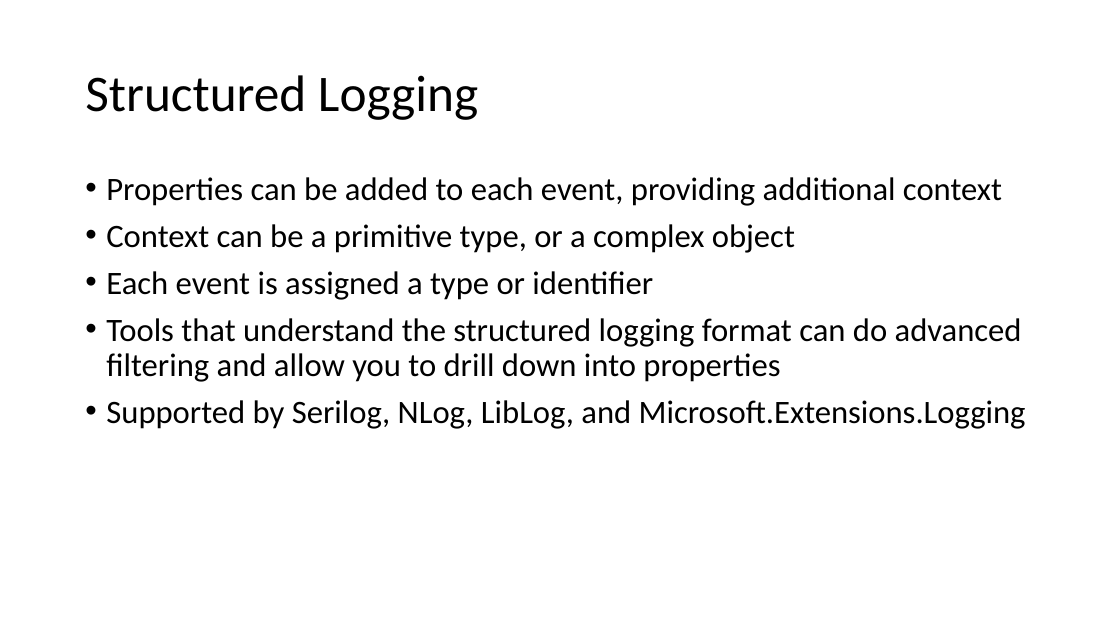
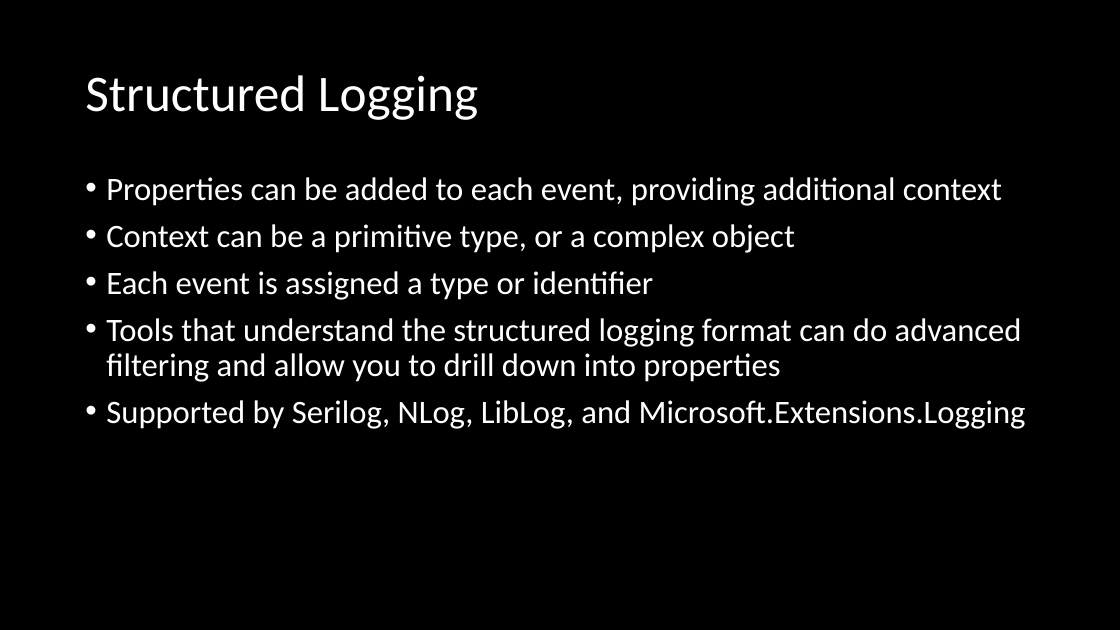
Before and after one commit to mason-mcglothlin/structured-logging-talk, a slide deck: slide 5 of StructuredLogging.pptx. Drawn at 1120x630 pixels with LibreOffice and Linux fonts; fonts in the diff are those of the drawing. Boxes give left, top, right and bottom in pixels: in the first picture for what was removed or moved away, otherwise in the second. Text is boxed around its words. In the diff, an @@ line names an element or a change of style, - is before the commit and + after.

```diff
--- a/StructuredLogging.pptx
+++ b/StructuredLogging.pptx
@@ background #FFFFFF to #000000 @@
@@ title "Structured Logging" at [85,75,478,120]: text colour #000000 to #FFFFFF @@
@@ text "Properties can be added to ..." at [106,177,1026,429]: text colour #000000 to #FFFFFF @@
```
Also in this commit, not shown: 6 other slides changed.
